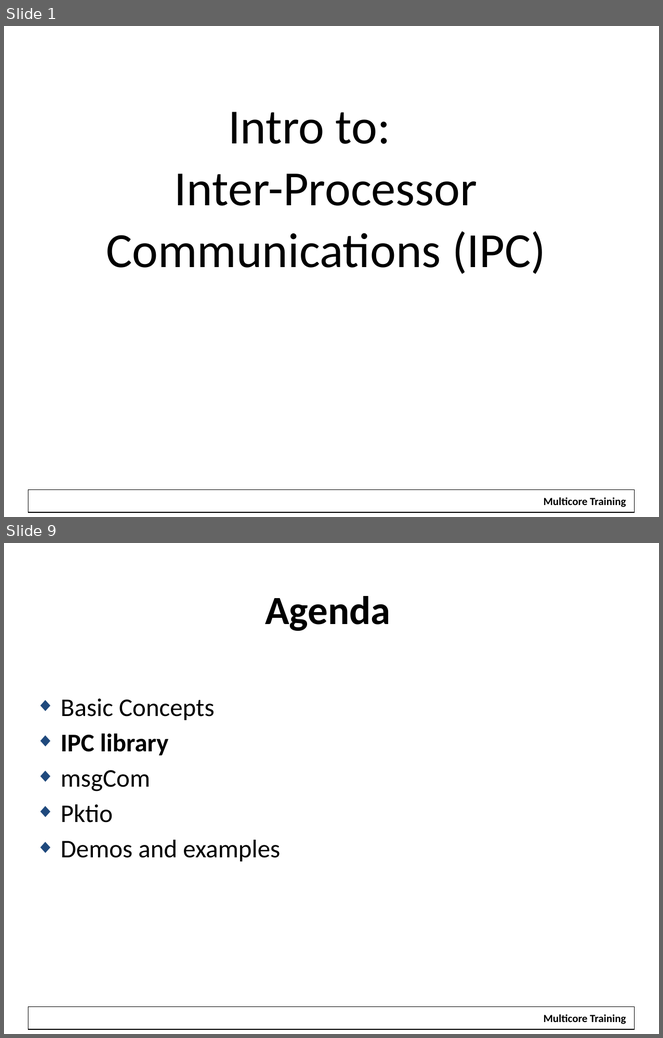
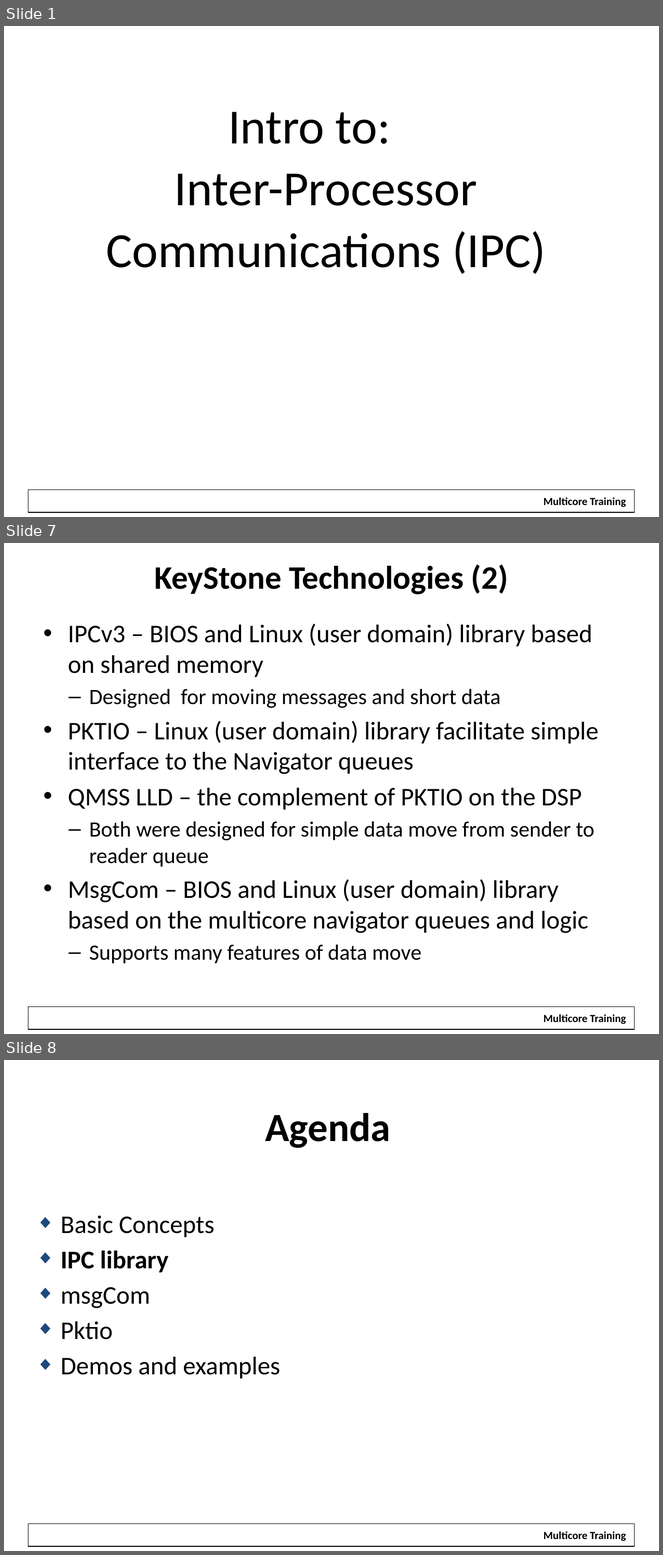
Before and after one commit to hari1989/keystone-workshop, a slide deck: preliminary/Working/presentations/KeyStoneII_ IPC.pptx. Shown one above the other, each under a label of ours: slides 1 and 9 before the commit, slides 1, 7 and 8 after it; the slides between them are not shown. The pictures are 663x1038 and 663x1555 pixels, drawn with LibreOffice and Linux fonts; fonts in the diff are those of the drawing; background and template pictures are left out. Boxes give left, top, right and bottom in pixels: in the first picture for what was removed or moved away, otherwise in the second. Text is boxed around its words. In the diff, an @@ line names an element or a change of style, - is before the commit and + after.

```diff
--- a/preliminary/Working/presentations/KeyStoneII_ IPC.pptx
+++ b/preliminary/Working/presentations/KeyStoneII_ IPC.pptx
@@ slide 7 added at (4, 543, 659, 1034), background #FFFFFF; not listed: 2 template elements that a slide beside it also shows @@
@@ title added at (154, 564, 508, 594), 36 pt, text #000000, bold @@
+KeyStone Technologies (2)
@@ text added at (68, 624, 599, 964), 28 pt, text #000000 @@
+• IPCv3 – BIOS and Linux (user domain) library based on shared memory
+  – Designed for moving messages and short data
+• PKTIO – Linux (user domain) library facilitate simple interface to the Navigator queues
+• QMSS LLD – the complement of PKTIO on the DSP
+  – Both were designed for simple data move from sender to reader queue
+• MsgCom – BIOS and Linux (user domain) library based on the multicore navigator queues and logic
+  – Supports many features of data move
@@ what was slide 9 is now slide 8 @@
```
Also in this commit, not shown: 6 slides changed, 5 other slides added, 6 slides removed.
